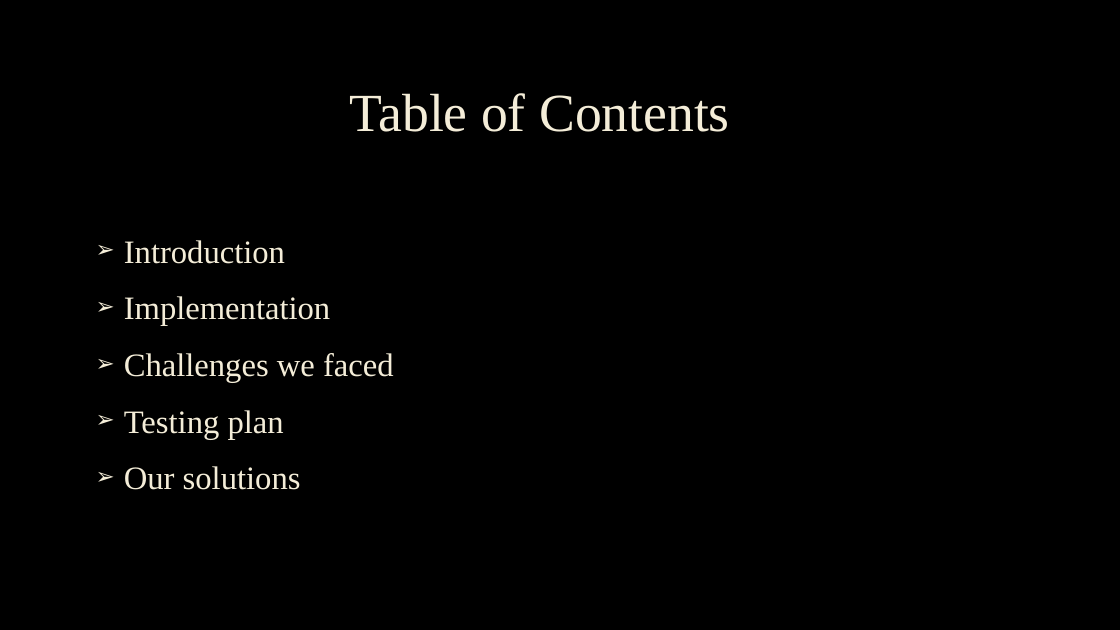
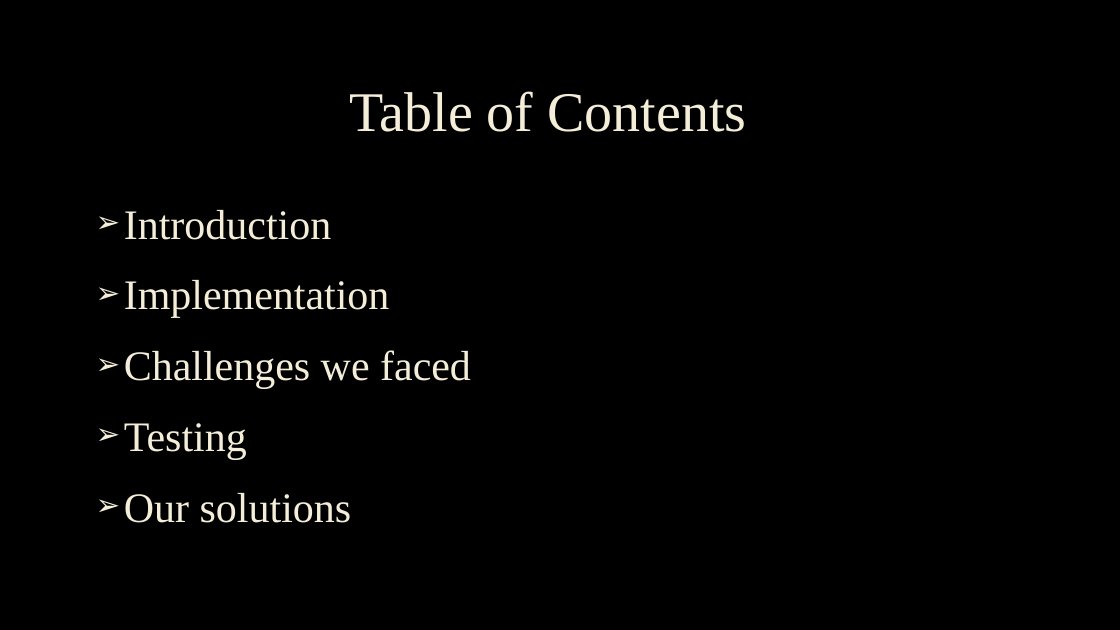
Before and after one commit to Nack2544/Relocating-Loader, a slide deck: slide 2 of Project4_Relocating-Loader.pptx. Drawn at 1120x630 pixels with LibreOffice and Linux fonts; fonts in the diff are those of the drawing; background and template pictures are left out. Boxes give left, top, right and bottom in pixels: in the first picture for what was removed or moved away, otherwise in the second. Text is boxed around its words. In the diff, an @@ line names an element or a change of style, - is before the commit and + after.

Commit message:
Add files via upload
Update to PowerPoint. Shorter, easier (not super technical), and includes a screenshot of code for style points?

```diff
--- a/Project4_Relocating-Loader.pptx
+++ b/Project4_Relocating-Loader.pptx
@@ title "Table of Contents" at (349, 91, 747, 132): size 46 to 48 pt @@
@@ text at (124, 210, 471, 523): size 28 to 36 pt in "Introduction", "Implementation", "Challenges we faced", "Our solutions"; more space between paragraphs @@
@@ text at (124, 423, 247, 459): text changed; size 28 to 36 pt @@
-➢ Testing plan
+➢ Testing
```
Also in this commit, not shown: 2 other slides changed, 6 slides added, 9 slides removed.
